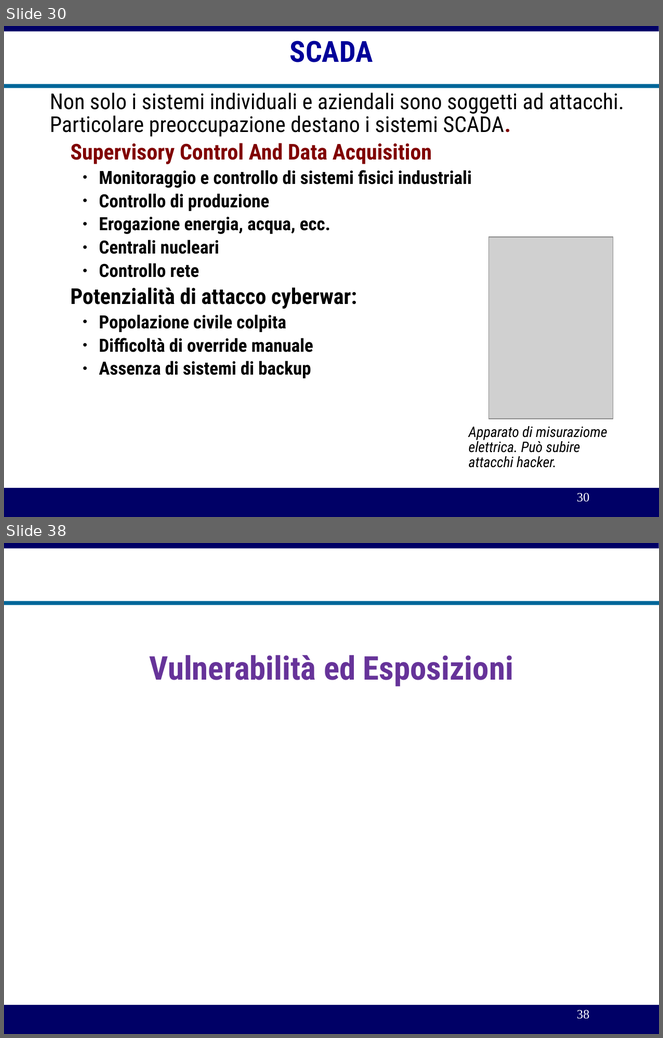
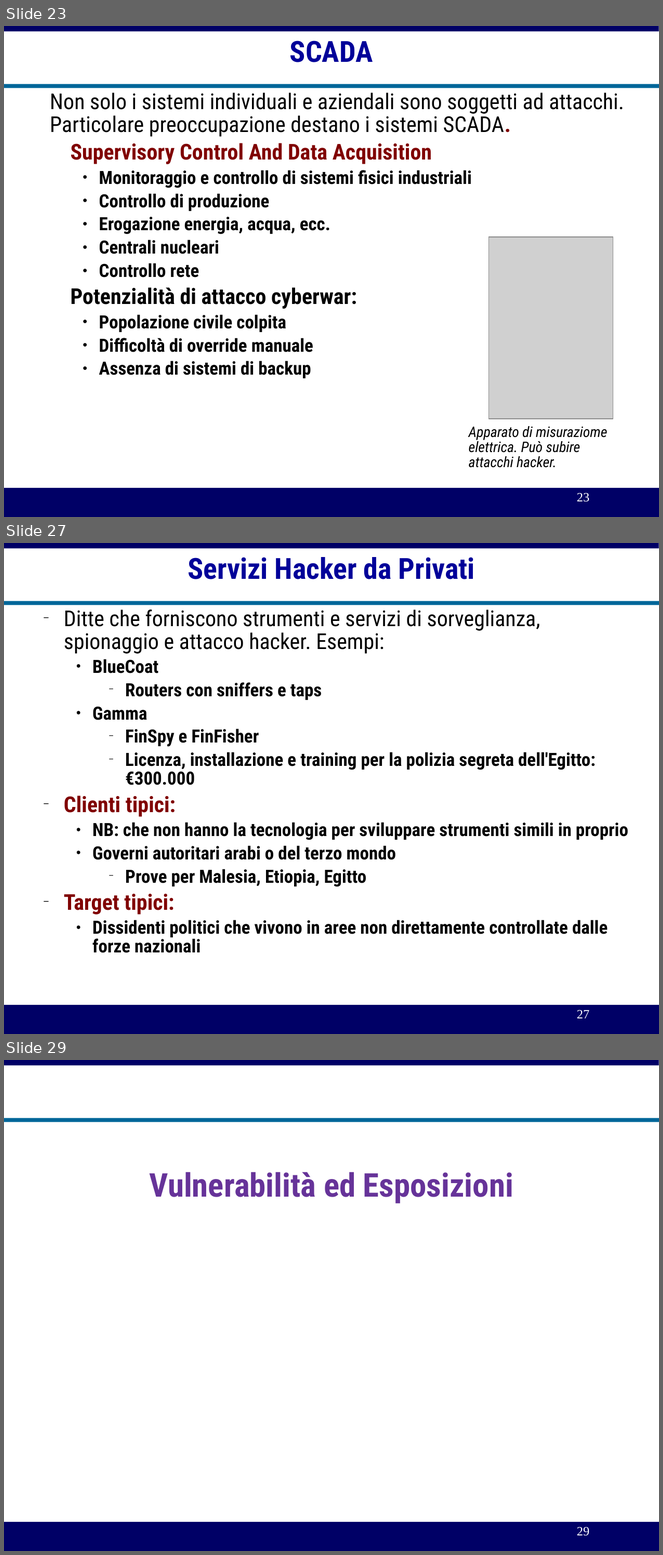
Before and after one commit to michelesimioli/cybersecurity_book, a slide deck: gitbook/slides/01intro.odp. Shown one above the other, each under a label of ours: slides 30 and 38 before the commit, slides 23, 27 and 29 after it; the slides between them are not shown. The pictures are 663x1038 and 663x1555 pixels, drawn with LibreOffice and Linux fonts; fonts in the diff are those of the drawing; grey boxes stand for pictures. Boxes give left, top, right and bottom in pixels: in the first picture for what was removed or moved away, otherwise in the second. Text is boxed around its words. In the diff, an @@ line names an element or a change of style, - is before the commit and + after.

```diff
--- a/gitbook/slides/01intro.odp
+++ b/gitbook/slides/01intro.odp
@@ slide 27 added at [4, 543, 659, 1034], background #FFFFFF; not listed: 4 template elements that a slide beside it also shows @@
@@ title added at [188, 557, 475, 579], 32 pt, text #000099, bold @@
+Servizi Hacker da Privati
@@ text added at [64, 610, 629, 953], 20 pt, text #000000, bold @@
+  − Ditte che forniscono strumenti e servizi di sorveglianza, spionaggio e attacco hacker. Esempi:
+    ● BlueCoat
+      − Routers con sniffers e taps
+    ● Gamma
+      − FinSpy e FinFisher
+      − Licenza, installazione e training per la polizia segreta dell'Egitto: €300.000
+  − Clienti tipici:
+    ● NB: che non hanno la tecnologia per sviluppare strumenti simili in proprio
+    ● Governi autoritari arabi o del terzo mondo
+      − Prove per Malesia, Etiopia, Egitto
+  − Target tipici:
+    ● Dissidenti politici che vivono in aree non direttamente controllate dalle forze nazionali
@@ what was slide 30 is now slide 23 @@
@@ page number at [577, 493, 590, 502]: text changed @@
-30
+23
@@ what was slide 38 is now slide 29 @@
@@ page number at [577, 1527, 590, 1536]: text changed @@
-38
+29
```
Also in this commit, not shown: 5 slides changed, 9 other slides added, 8 slides removed, 8 other files.
